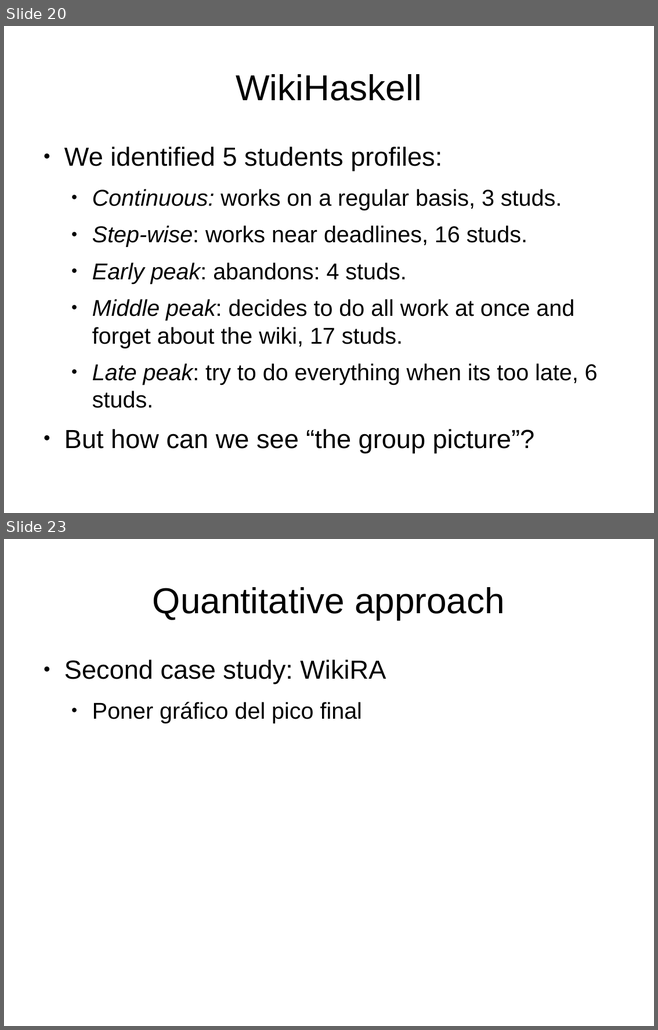
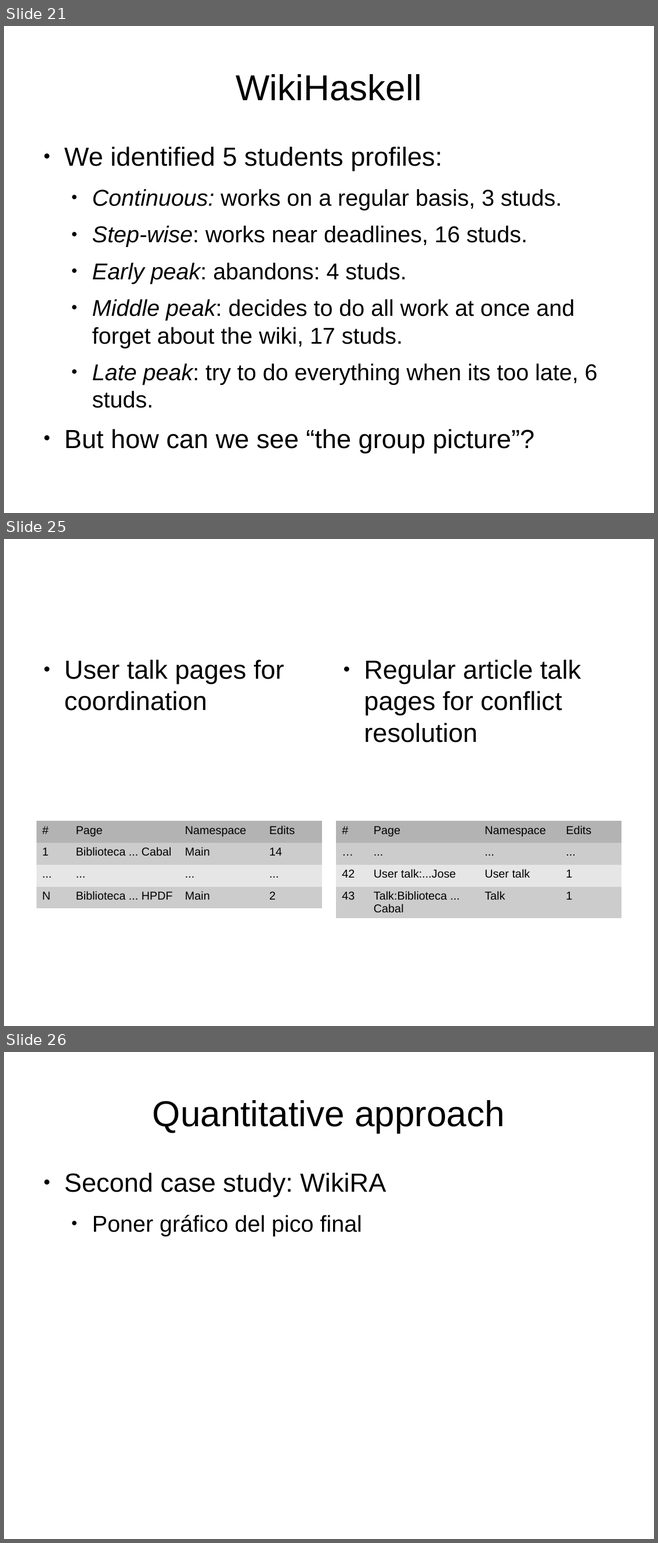
Before and after one commit to DrPantera/wikis4education, a slide deck: brunel-2014/wiki-assessment.odp. Shown one above the other, each under a label of ours: slides 20 and 23 before the commit, slides 21, 25 and 26 after it; the slides between them are not shown. The pictures are 658x1030 and 658x1543 pixels, drawn with LibreOffice and Linux fonts; fonts in the diff are those of the drawing. Boxes give left, top, right and bottom in pixels: in the first picture for what was removed or moved away, otherwise in the second. Text is boxed around its words. In the diff, an @@ line names an element or a change of style, - is before the commit and + after.

```diff
--- a/brunel-2014/wiki-assessment.odp
+++ b/brunel-2014/wiki-assessment.odp
@@ slide 25 added at (4,539,654,1026), background #FFFFFF @@
@@ text added at (64,660,284,711), 32 pt, text #000000 @@
+● User talk pages for coordination
@@ text added at (364,660,581,743), 32 pt, text #000000 @@
+● Regular article talk pages for conflict resolution
@@ table added at (36,821,322,908), 4 rows, 4 columns @@
+# | Page | Namespace | Edits
+1 | Biblioteca ... Cabal | Main | 14
+... | ... | ... | ...
+N | Biblioteca ... HPDF | Main | 2
@@ table added at (336,821,621,919), 4 rows, 4 columns @@
+# | Page | Namespace | Edits
+… | ... | ... | ...
+42 | User talk:...Jose | User talk | 1
+43 | Talk:Biblioteca ... Cabal | Talk | 1
@@ what was slide 20 is now slide 21 @@
@@ what was slide 23 is now slide 26 @@
```
Also in this commit, not shown: 6 slides changed, 3 other slides added, 1 slide removed.
